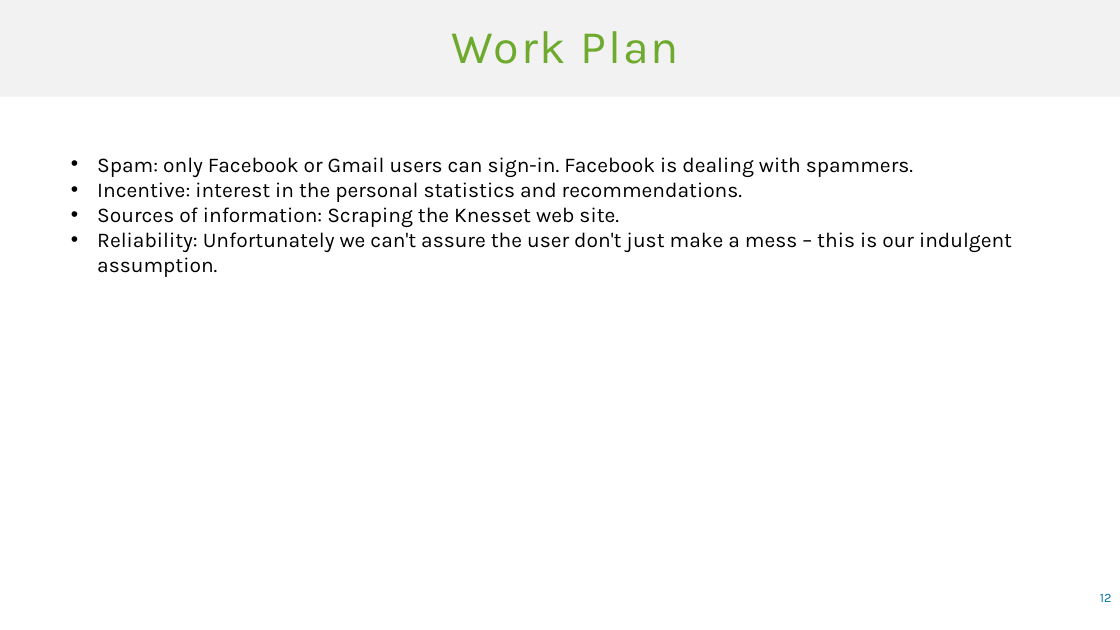
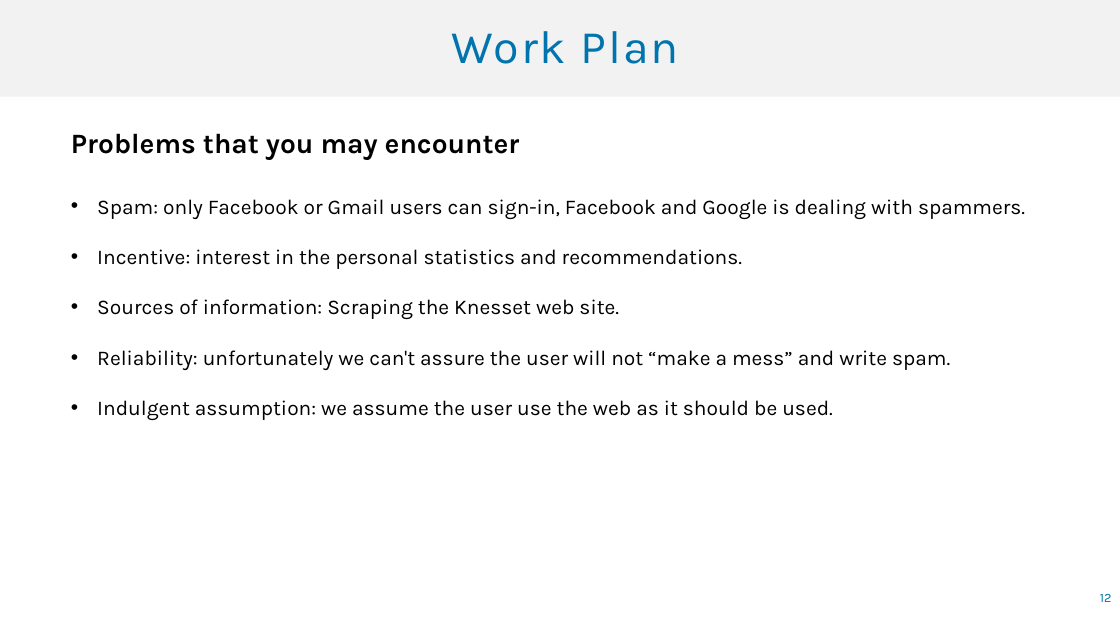
Before and after one commit to idantavor/PoliticalCrowd, a slide deck: slide 12 of CrowdPresentation.pptx. Drawn at 1120x630 pixels with LibreOffice and Linux fonts; fonts in the diff are those of the drawing. Boxes give left, top, right and bottom in pixels: in the first picture for what was removed or moved away, otherwise in the second. Text is boxed around its words. In the diff, an @@ line names an element or a change of style, - is before the commit and + after.

```diff
--- a/CrowdPresentation.pptx
+++ b/CrowdPresentation.pptx
@@ title "Work Plan" at [0, 0, 1120, 97]: text colour #6EAA2E to #0074AF @@
@@ text at [71, 133, 1025, 219]: text changed @@
-• Spam: only Facebook or Gmail users can sign-in. Facebook is dealing with spammers.
+Problems that you may encounter
+• Spam: only Facebook or Gmail users can sign-in, Facebook and Google is dealing with spammers.
@@ text at [97, 350, 950, 420]: text changed @@
-• Reliability: Unfortunately we can't assure the user don't just make a mess – this is our indulgent assumption.
+• Reliability: unfortunately we can't assure the user will not “make a mess” and write spam.
+• Indulgent assumption: we assume the user use the web as it should be used.
```
Also in this commit, not shown: 2 other slides changed, 1 slide added.
